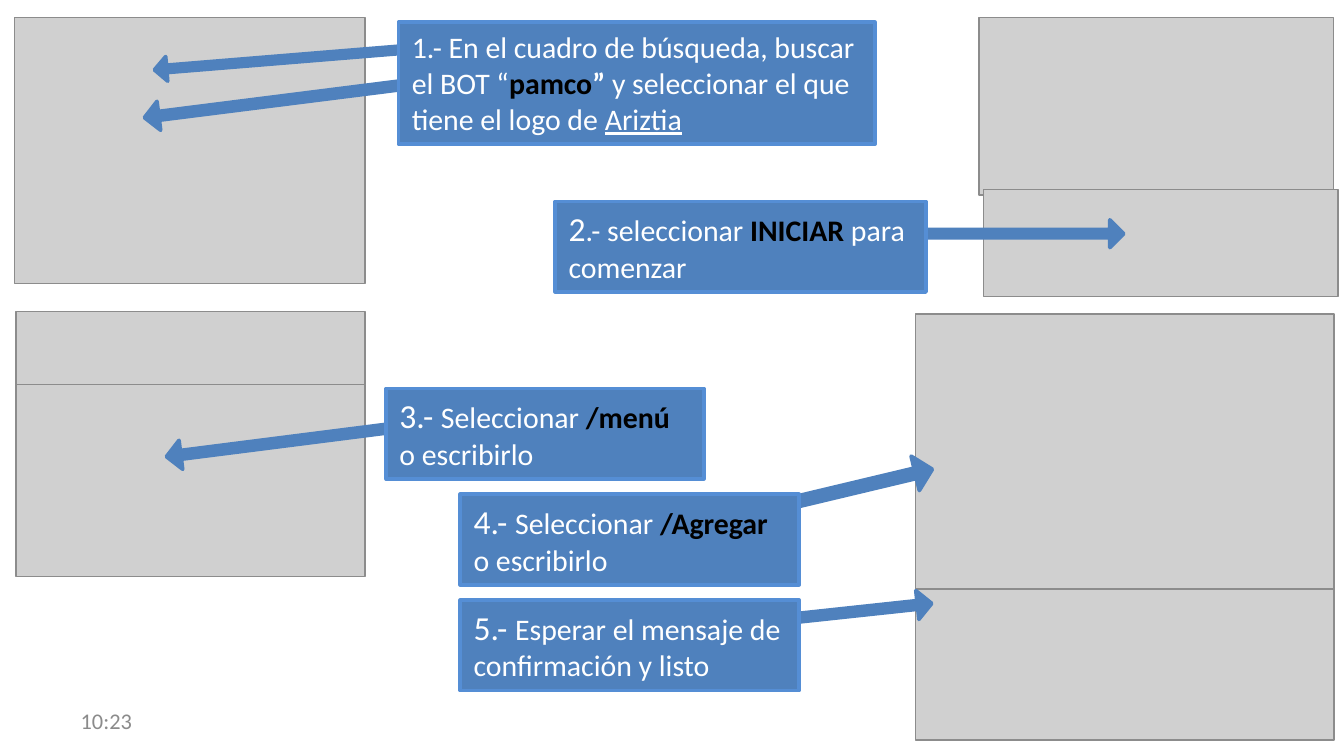
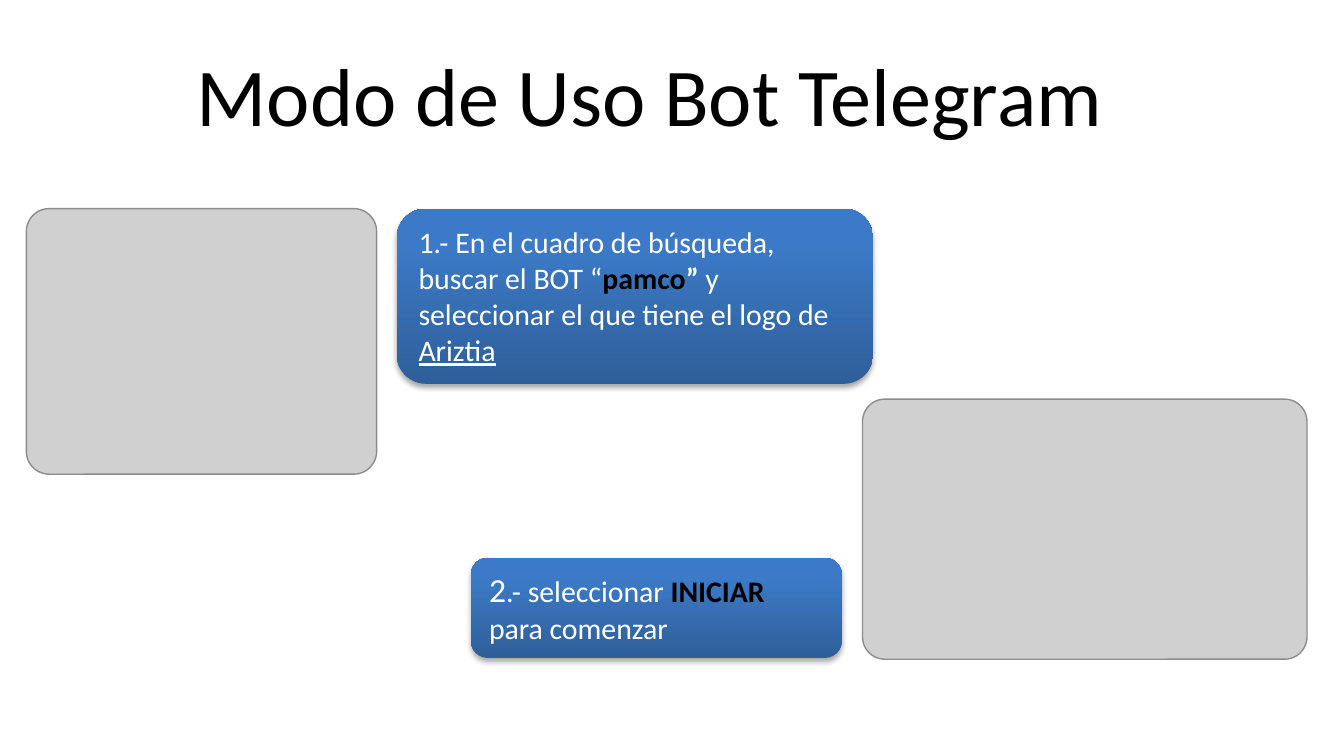
Before and after one commit to marcuxo/ariztindicador, a slide deck: slide 7 of server/public/descarga/CONTROL DE INYECCION.pptx. Drawn at 1344x756 pixels with LibreOffice and Linux fonts; fonts in the diff are those of the drawing; grey boxes stand for pictures; background and template pictures are left out. Boxes give left, top, right and bottom in pixels: in the first picture for what was removed or moved away, otherwise in the second. Text is boxed around its words. In the diff, an @@ line names an element or a change of style, - is before the commit and + after.

```diff
--- a/server/public/descarga/CONTROL DE INYECCION.pptx
+++ b/server/public/descarga/CONTROL DE INYECCION.pptx
@@ picture removed at <box>978,17,1333,195</box> @@
@@ right arrow removed at <box>154,37,410,82</box> @@
@@ right arrow removed at <box>143,70,409,132</box> @@
@@ title added at <box>197,69,1102,140</box>, 44 pt, text #000000 @@
+Modo de Uso Bot Telegram
@@ picture: place and size @@
-picture at <box>15,17,366,284</box>
+picture at <box>27,208,378,474</box>
@@ rounded rectangle "1.- En el cuadro de ...": place and size @@
-rounded rectangle "1.- En el cuadro de ..." at <box>399,22,875,144</box>
+rounded rectangle "1.- En el cuadro de ..." at <box>396,208,872,383</box>
@@ rounded rectangle "1.- En el cuadro de ..." at <box>396,208,872,383</box>: rectangle to rounded rectangle; fill #4F81BD to gradient #2F5F99 to #3D7CC7 to #3A7CCB; outline #558ED5 2 pt to none; shadow on @@
@@ picture removed at <box>984,190,1339,297</box> @@
@@ right arrow removed at <box>919,220,1124,249</box> @@
@@ picture removed at <box>16,312,366,384</box> @@
@@ picture removed at <box>915,314,1335,590</box> @@
@@ picture removed at <box>16,384,366,577</box> @@
@@ rectangle removed at <box>386,388,703,478</box> @@
-3.- Seleccionar /menú o escribirlo
@@ right arrow removed at <box>165,409,431,472</box> @@
@@ picture added at <box>863,399,1308,660</box> @@
@@ right arrow removed at <box>734,452,937,532</box> @@
@@ rectangle removed at <box>461,495,800,585</box> @@
-4.- Seleccionar /Agregar o escribirlo
@@ picture removed at <box>915,536,1335,739</box> @@
@@ rounded rectangle "2.- seleccionar INICIAR para comenzar" at <box>470,558,841,657</box>: rectangle to rounded rectangle; fill #4F81BD to gradient #2F5F99 to #3D7CC7 to #3A7CCB; outline #558ED5 2 pt to none; shadow on @@
@@ rounded rectangle "2.- seleccionar INICIAR para comenzar": place and size @@
-rounded rectangle "2.- seleccionar INICIAR para comenzar" at <box>555,202,926,292</box>
+rounded rectangle "2.- seleccionar INICIAR para comenzar" at <box>470,558,841,657</box>
@@ right arrow removed at <box>683,589,934,645</box> @@
@@ rectangle removed at <box>461,601,800,691</box> @@
-5.- Esperar el mensaje de confirmación y listo
@@ text removed at <box>81,714,132,729</box> @@
-10:23
```
Also in this commit, not shown: 8 other slides changed, 1 slide added, 4 other files.
